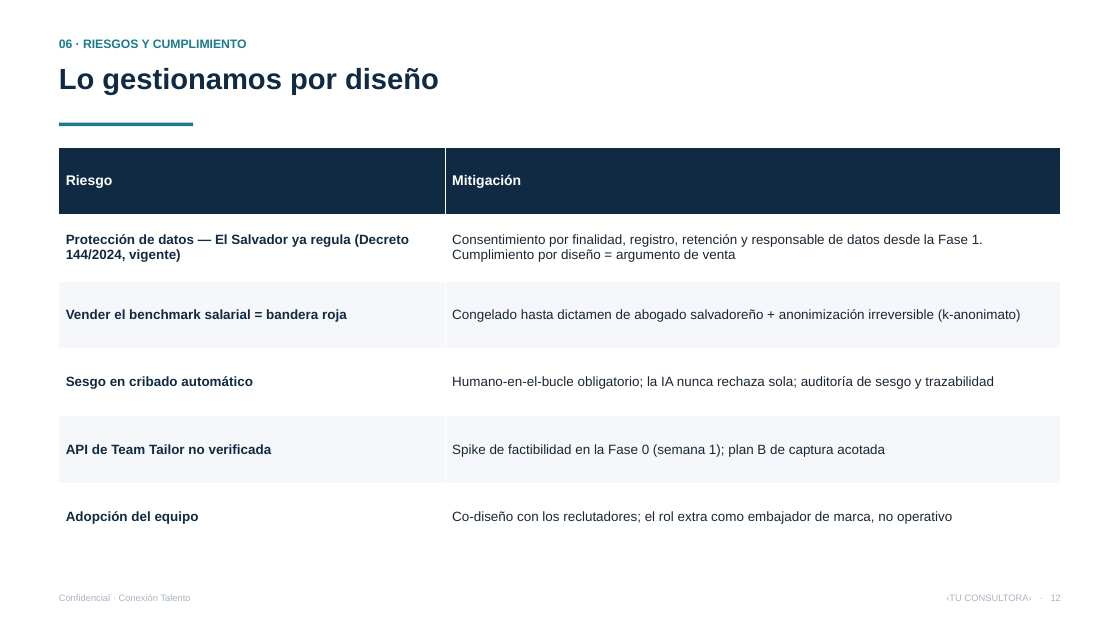
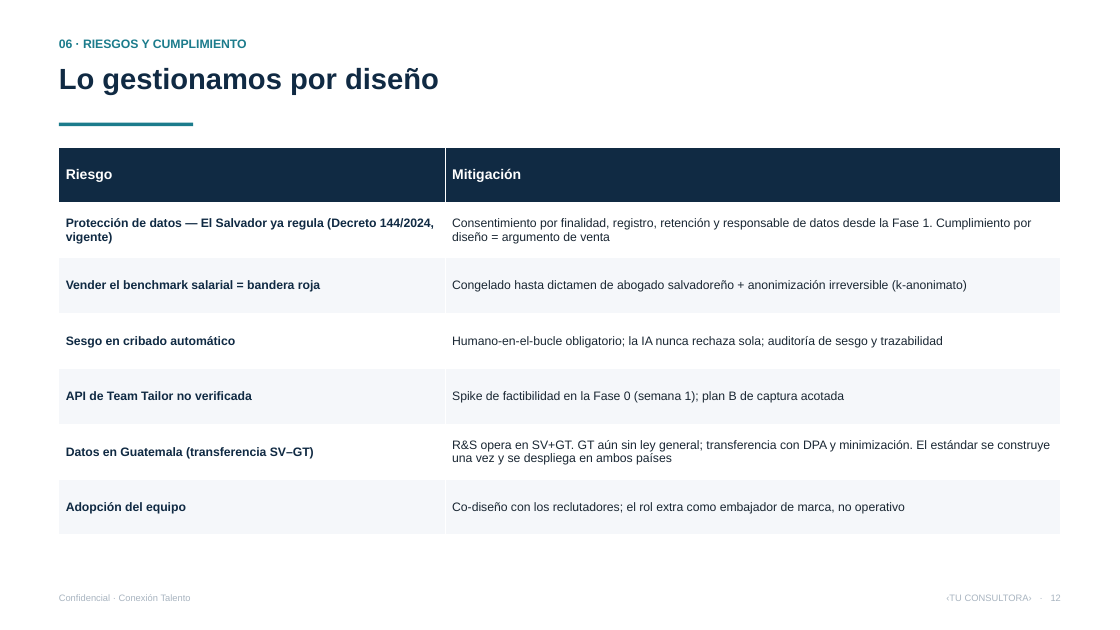
Before and after one commit to vverlaine/conexion-talento-ia, a slide deck: slide 12 of 04-propuesta/Presentacion-Conexion-Talento.pptx. Drawn at 1120x630 pixels with LibreOffice and Linux fonts; fonts in the diff are those of the drawing. Boxes give left, top, right and bottom in pixels: in the first picture for what was removed or moved away, otherwise in the second. Text is boxed around its words. In the diff, an @@ line names an element or a change of style, - is before the commit and + after.

```diff
--- a/04-propuesta/Presentacion-Conexion-Talento.pptx
+++ b/04-propuesta/Presentacion-Conexion-Talento.pptx
@@ table at [59, 147, 1061, 535] @@
+row 6: Datos en Guatemala (transferencia SV–GT) | R&S opera en SV+GT. GT aún sin ley general; transferencia con DPA y minimización. El estándar se construye una vez y se despliega en ambos países
```
Also in this commit, not shown: 3 other slides changed, 5 other files.
